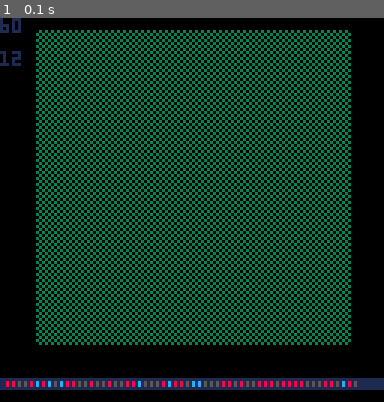
Above: before the commit, frame 1.
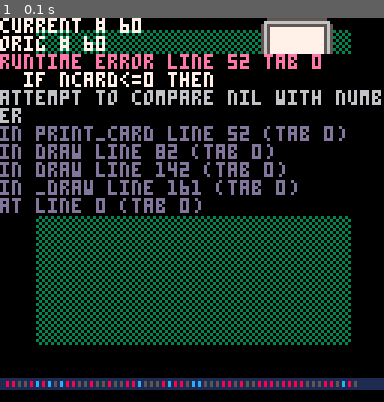
Above: after the commit, the same moment.

Repository: adam-sporka/pico-8-projects
Game: PICO-8 cartridge games/club-3-by-3/deprecated/club-3-by-3-2.p8
Two runs of this game, one before a commit and one after it. Both use one fixed random seed, a clock stepped at 60 frames per second and the inputs below.
Inputs:
- Up to frame 1 (0.1 s): no input

The runs differ from the first frame. In frame 1, 26% of the frame differs, in the area x 0-100%, y 0-52%.
Error after the commit: runtime error line 52 tab 0; if ncard<=0 then; attempt to compare nil with number

Commit message:
Club 3-by-3 (some)

Diff:
--- a/games/club-3-by-3/deprecated/club-3-by-3-2.p8
+++ b/games/club-3-by-3/deprecated/club-3-by-3-2.p8
@@ -101,13 +101,14 @@
 
 deck=class:new({
 	cards={},
-	test=12,
+	orig_count=0,
 	new=function(self,tbl)
 		tbl=class.new(self,tbl)
 		for a=1,60 do
 			card=dcard:new({ncard=a})
 			add(self.cards,card)
 		end
+		self.orig_count=#self.cards
 		for i=#self.cards, 2, -1 do
 			local j = flr(rnd(i))
 			self.cards[i], self.cards[j] = self.cards[j], self.cards[i]
@@ -121,8 +122,8 @@
 			x+=2
 			line(x,121,x,122,get_color(suit(card.ncard)))
 		end
-		print(#cards,0,0,1)
-		print(test,0,11,1)
+		print("current # "..#cards,0,0,7)
+		print("orig # " .. orig_count,0,6,7)
 	end
 })
 
@@ -131,6 +132,17 @@
 	new=function(self,tbl)
 		tbl=class.new(self,tbl)
 		for a=1,9 do
+			add(self.slots,scard:new({
+				x=rnd(128),
+				y=rnd(128),
+				ncard=game_deck.cards[a].ncard
+			}))
+		end
+		return tbl
+	end,
+	draw=function(_ENV)
+		for slot in all(slots) do
+			slot:draw()
 		end
 	end
 })
@@ -149,10 +161,11 @@
 	draw_playfield()
 	t += 1
 	game_deck:draw()
-end
-
-function _init()
-end
+	game_board:draw()
+end
+
+game_deck=deck:new()
+game_board=board:new()
 
 -- draw functions
 
@@ -225,8 +238,6 @@
 -- nothing
 	return "nothing",0,0
 end
-
-game_deck=deck:new()
 
 __gfx__
 00000000088088000008000000555000000500000444440000000000000000000000000000000000000000000000000000000000000000000000000000000000
